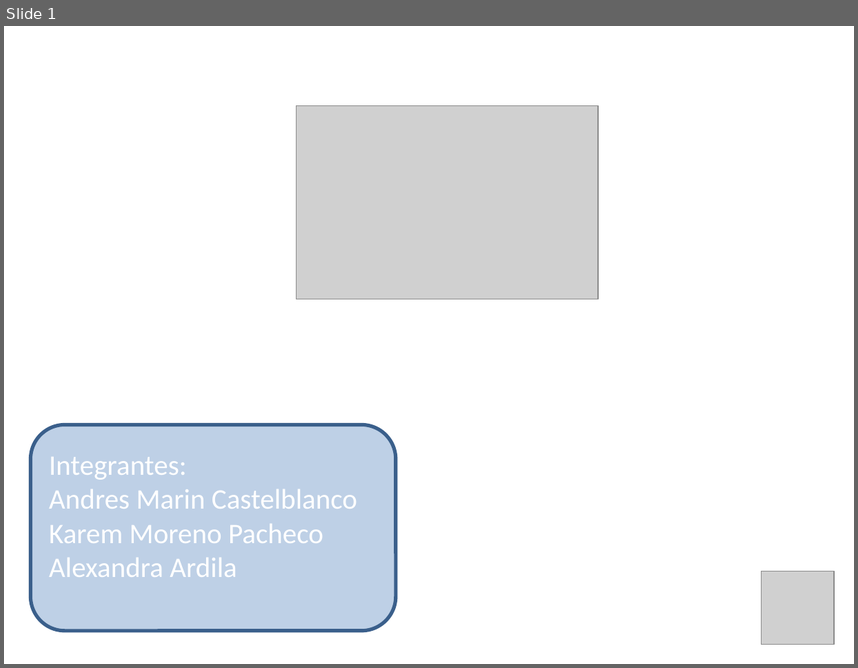
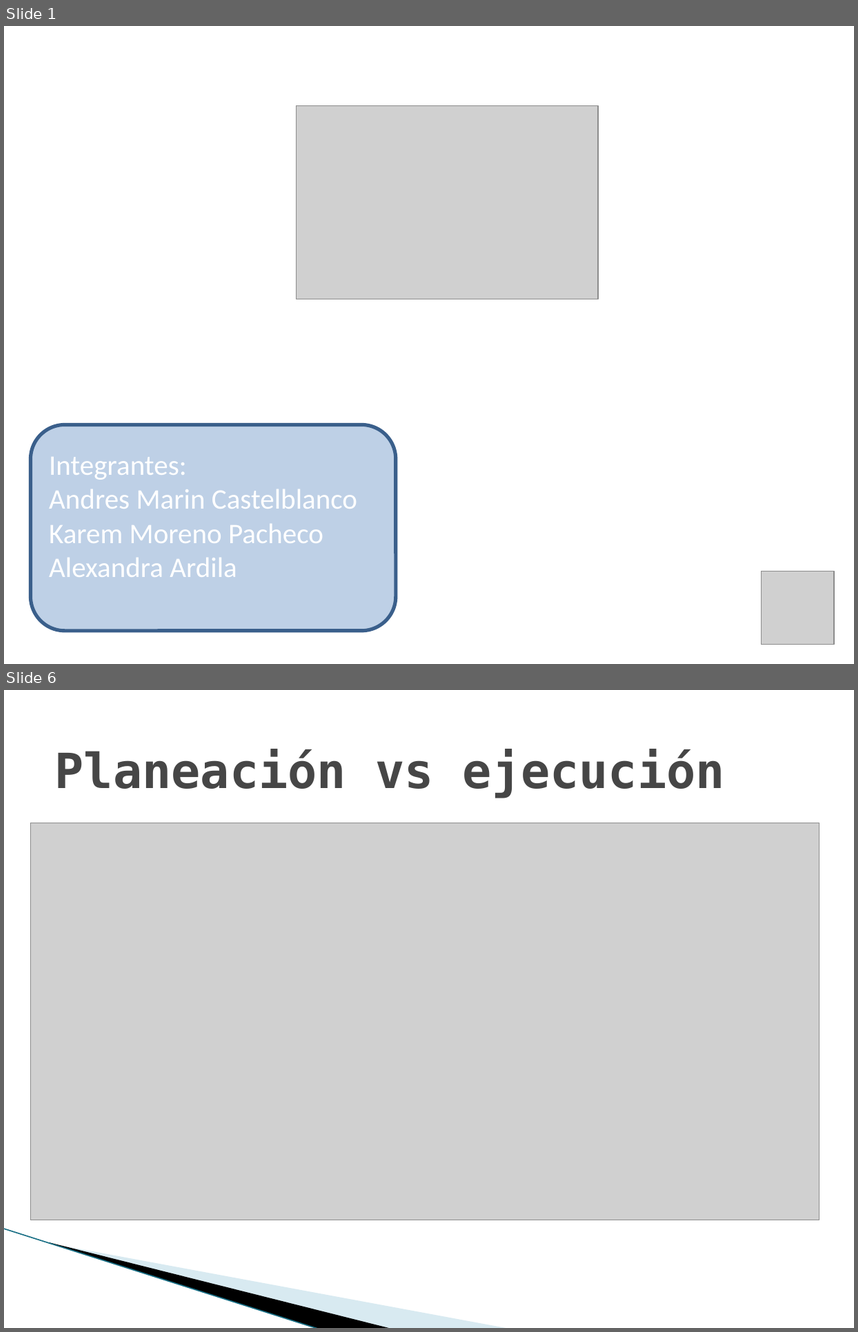
Before and after one commit to gtjemwa/ka2-proyect, a slide deck: Presentación Skysolution entrega 1.pptx. Shown one above the other, each under a label of ours: slide 1 before the commit, slides 1 and 6 after it; the slides between them are not shown. The pictures are 858x668 and 858x1332 pixels, drawn with LibreOffice and Linux fonts; fonts in the diff are those of the drawing; grey boxes stand for pictures; background and template pictures are left out. Boxes give left, top, right and bottom in pixels: in the first picture for what was removed or moved away, otherwise in the second. Text is boxed around its words. In the diff, an @@ line names an element or a change of style, - is before the commit and + after.

```diff
--- a/Presentación Skysolution entrega 1.pptx
+++ b/Presentación Skysolution entrega 1.pptx
@@ slide 6 added at <box>4,690,854,1328</box>, background #FFFFFF @@
@@ title added at <box>55,749,725,798</box>, 41 pt, text #464646, bold @@
+Planeación vs ejecución
@@ picture added at <box>30,822,819,1220</box> @@
@@ freeform shape added at <box>70,1155,424,1290</box>, fill #A0CBDC at 40% opacity @@
@@ freeform shape added at <box>4,1228,352,1306</box>, fill #000000 @@
@@ line added from (4, 1228) to (319, 1328), #97C5D8 0.95 pt @@
```
Also in this commit, not shown: 2 slides changed, 10 other slides added, 6 slides removed, 3 other files.
